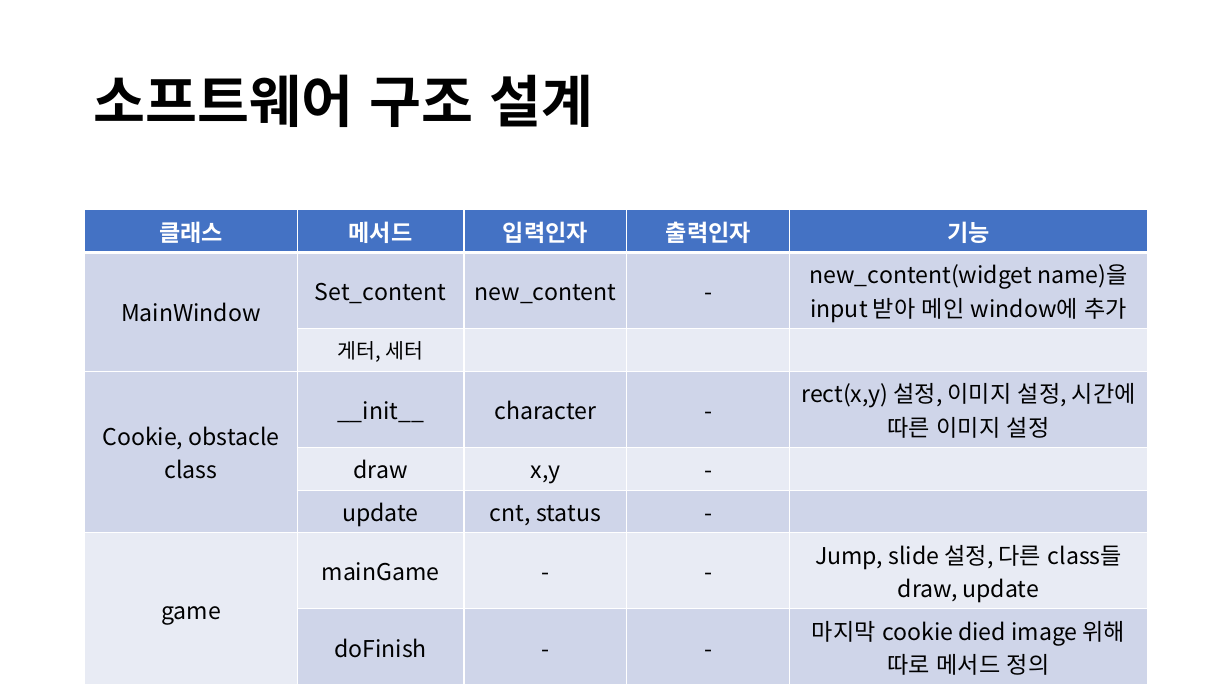
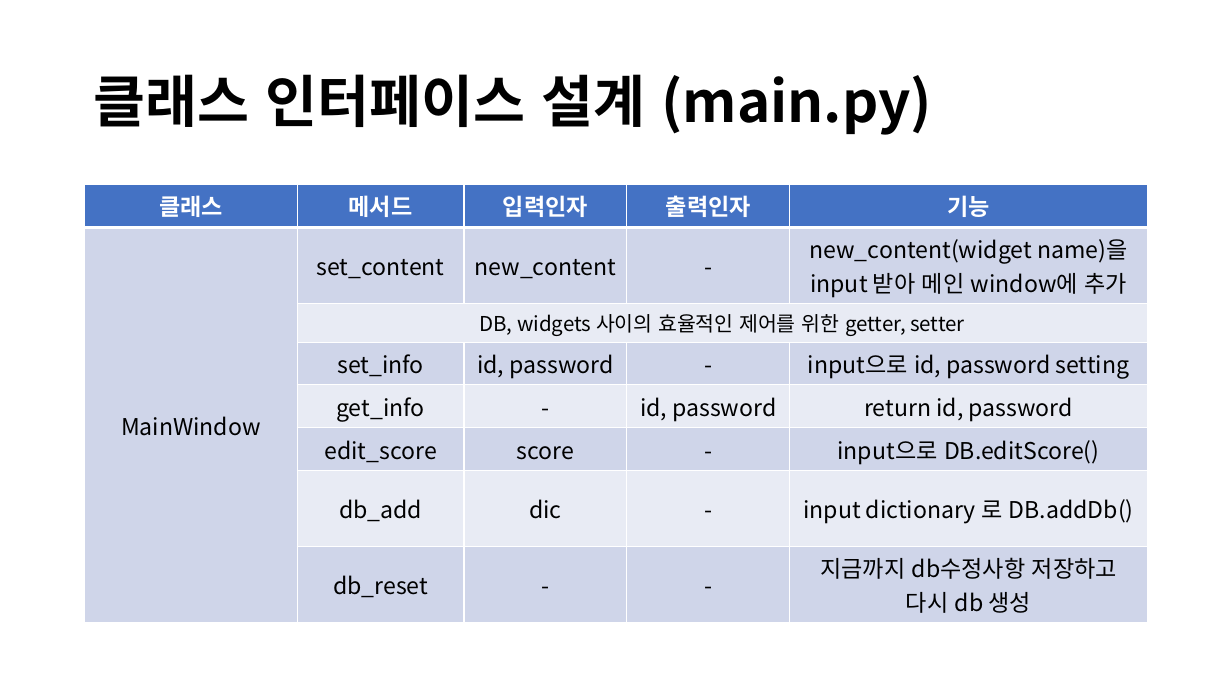
Before and after one commit to gee2450/swp2_ADproject, a slide deck: slide 8 of AD산출물.pptx (slide 7 before the commit). Drawn at 1232x693 pixels with LibreOffice and Linux fonts; fonts in the diff are those of the drawing. Boxes give left, top, right and bottom in pixels: in the first picture for what was removed or moved away, otherwise in the second. Text is boxed around its words. In the diff, an @@ line names an element or a change of style, - is before the commit and + after.

Commit message:
Add ppt page

```diff
--- a/AD산출물.pptx
+++ b/AD산출물.pptx
@@ title at [94, 74, 932, 135]: text changed @@
-소프트웨어 구조 설계
+클래스 인터페이스 설계 (main.py)
@@ table at [85, 185, 1147, 617] @@
-row 2, column 2: Set_content
+row 2, column 2: set_content
-row 3, column 2: 게터, 세터
+row 3, column 2: DB, widgets 사이의 효율적인 제어를 위한 getter, setter
-row 4: Cookie, obstacle class | __init__ | character | - | rect(x,y) 설정, 이미지 설정, 시간에 따른 이미지 설정
+row 4:  | set_info | id, password | - | input으로 id, password setting
-row 5:  | draw | x,y | - | 
+row 5:  | get_info | - | id, password | return id, password
-row 6:  | update | cnt, status | - | 
+row 6:  | edit_score | score | - | input으로 DB.editScore()
-row 7: game | mainGame | - | - | Jump, slide 설정, 다른 class들 draw, update
+row 7:  | db_add | dic | - | input dictionary 로 DB.addDb()
-row 8, column 2: doFinish
+row 8, column 2: db_reset
-row 8, column 5: 마지막 cookie died image 위해 따로 메서드 정의
+row 8, column 5: 지금까지 db수정사항 저장하고 다시 db 생성
@@ table: place and size @@
-table at [85, 210, 1147, 679]
+table at [85, 185, 1147, 617]
```
Also in this commit, not shown: 1 other slide changed, 3 slides added, 2 slides removed.
